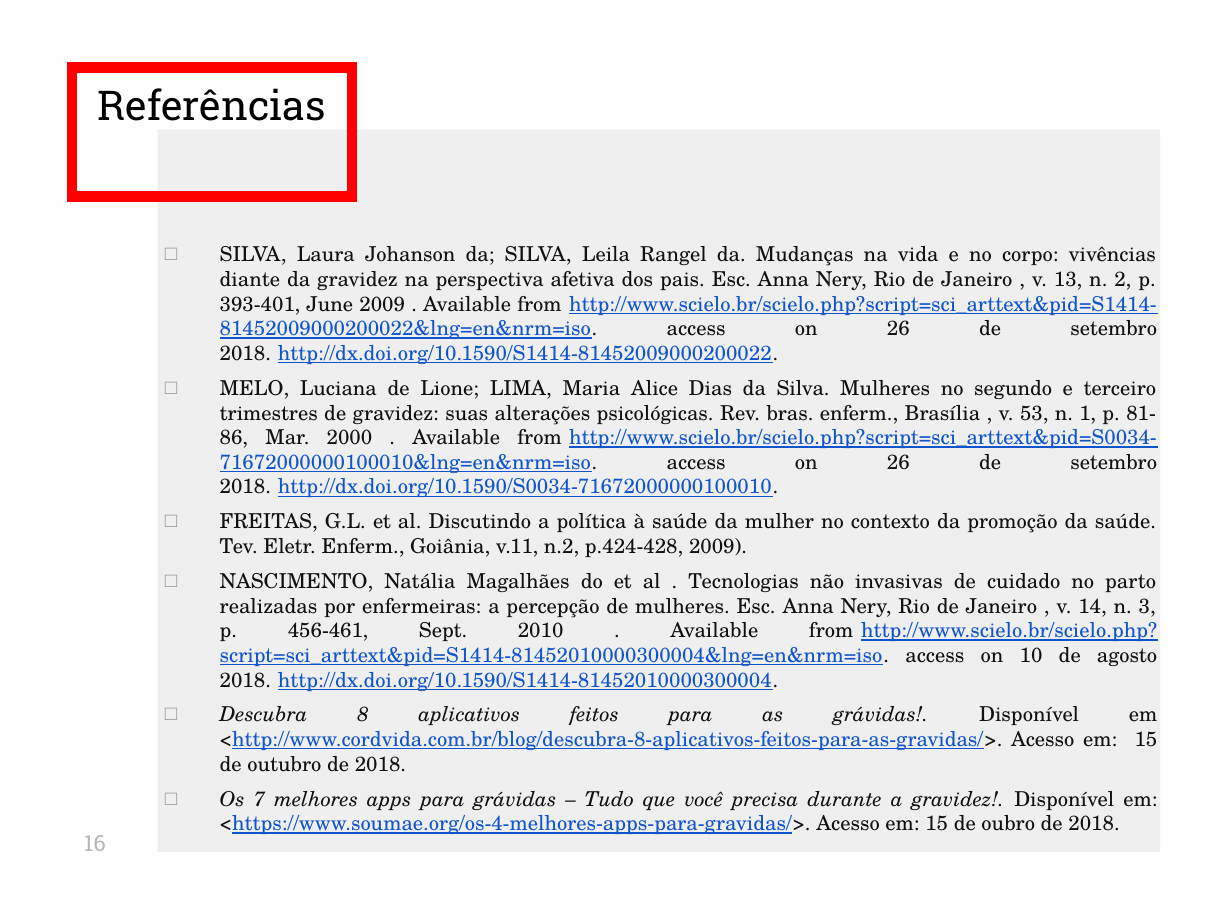
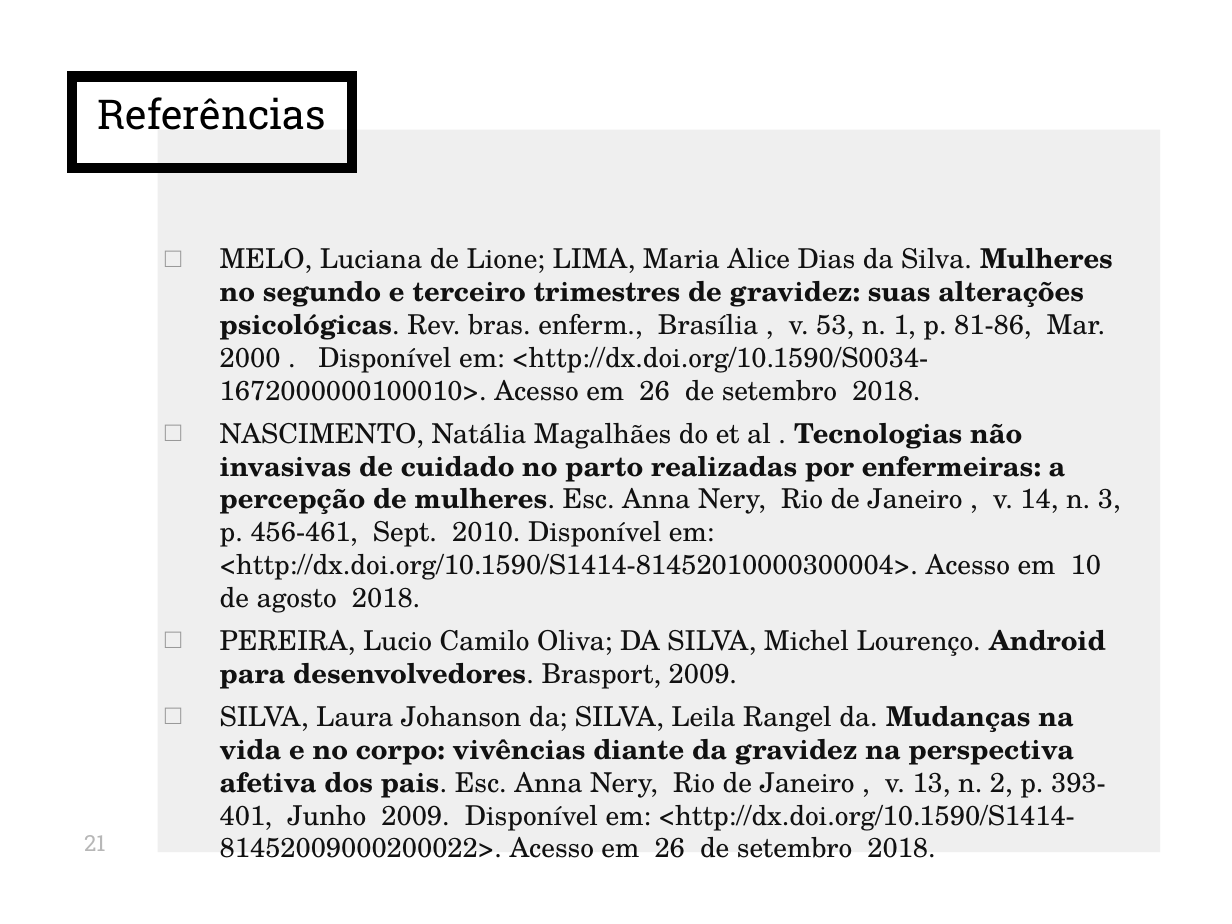
Before and after one commit to edgarssenhorello/Projetos, a slide deck: slide 21 of apresentação dica de lingerie.pptx (slide 16 before the commit). Drawn at 1232x924 pixels with LibreOffice and Linux fonts; fonts in the diff are those of the drawing. Boxes give left, top, right and bottom in pixels: in the first picture for what was removed or moved away, otherwise in the second. Text is boxed around its words. In the diff, an @@ line names an element or a change of style, - is before the commit and + after.

```diff
--- a/apresentação dica de lingerie.pptx
+++ b/apresentação dica de lingerie.pptx
@@ title "Referências": place and size @@
-title "Referências" at [71, 68, 351, 197]
+title "Referências" at [71, 76, 351, 168]
@@ title "Referências" at [71, 76, 351, 168]: outline #FF0000 6 pt to #000000 6 pt @@
@@ text at [220, 248, 1121, 858]: text changed; size 12 to 16 pt @@
-□ SILVA, Laura Johanson da; SILVA, Leila Rangel da. Mudanças na vida e no corpo: vivências diante da gravidez na perspectiva afetiva dos pais. Esc. Anna Nery, Rio de Janeiro , v. 13, n. 2, p. 393-401, June 2009 . Available from http://www.scielo.br/scielo.php?script=sci_arttext&pid=S1414-81452009000200022&lng=en&nrm=iso. access on 26 de setembro 2018. http://dx.doi.org/10.1590/S1414-81452009000200022.
-□ MELO, Luciana de Lione; LIMA, Maria Alice Dias da Silva. Mulheres no segundo e terceiro trimestres de gravidez: suas alterações psicológicas. Rev. bras. enferm., Brasília , v. 53, n. 1, p. 81-86, Mar. 2000 . Available from http://www.scielo.br/scielo.php?script=sci_arttext&pid=S0034-71672000000100010&lng=en&nrm=iso. access on 26 de setembro 2018. http://dx.doi.org/10.1590/S0034-71672000000100010.
-□ FREITAS, G.L. et al. Discutindo a política à saúde da mulher no contexto da promoção da saúde. Tev. Eletr. Enferm., Goiânia, v.11, n.2, p.424-428, 2009).
-□ NASCIMENTO, Natália Magalhães do et al . Tecnologias não invasivas de cuidado no parto realizadas por enfermeiras: a percepção de mulheres. Esc. Anna Nery, Rio de Janeiro , v. 14, n. 3, p. 456-461, Sept. 2010 . Available from http://www.scielo.br/scielo.php?script=sci_arttext&pid=S1414-81452010000300004&lng=en&nrm=iso. access on 10 de agosto 2018. http://dx.doi.org/10.1590/S1414-81452010000300004.
-□ Descubra 8 aplicativos feitos para as grávidas!. Disponível em <http://www.cordvida.com.br/blog/descubra-8-aplicativos-feitos-para-as-gravidas/>. Acesso em: 15 de outubro de 2018.
-□ Os 7 melhores apps para grávidas – Tudo que você precisa durante a gravidez!. Disponível em: <https://www.soumae.org/os-4-melhores-apps-para-gravidas/>. Acesso em: 15 de oubro de 2018.
+□ MELO, Luciana de Lione; LIMA, Maria Alice Dias da Silva. Mulheres no segundo e terceiro trimestres de gravidez: suas alterações psicológicas. Rev. bras. enferm., Brasília , v. 53, n. 1, p. 81-86, Mar. 2000 . Disponível em: <http://dx.doi.org/10.1590/S0034-1672000000100010>. Acesso em 26 de setembro 2018.
+□ NASCIMENTO, Natália Magalhães do et al . Tecnologias não invasivas de cuidado no parto realizadas por enfermeiras: a percepção de mulheres. Esc. Anna Nery, Rio de Janeiro , v. 14, n. 3, p. 456-461, Sept. 2010. Disponível em: <http://dx.doi.org/10.1590/S1414-81452010000300004>. Acesso em 10 de agosto 2018.
+□ PEREIRA, Lucio Camilo Oliva; DA SILVA, Michel Lourenço. Android para desenvolvedores. Brasport, 2009.
+□ SILVA, Laura Johanson da; SILVA, Leila Rangel da. Mudanças na vida e no corpo: vivências diante da gravidez na perspectiva afetiva dos pais. Esc. Anna Nery, Rio de Janeiro , v. 13, n. 2, p. 393-401, Junho 2009. Disponível em: <http://dx.doi.org/10.1590/S1414-81452009000200022>. Acesso em 26 de setembro 2018.
@@ page number at [84, 835, 105, 851]: text changed @@
-16
+21
```
Also in this commit, not shown: 13 other slides changed, 7 slides added, 2 slides removed.
